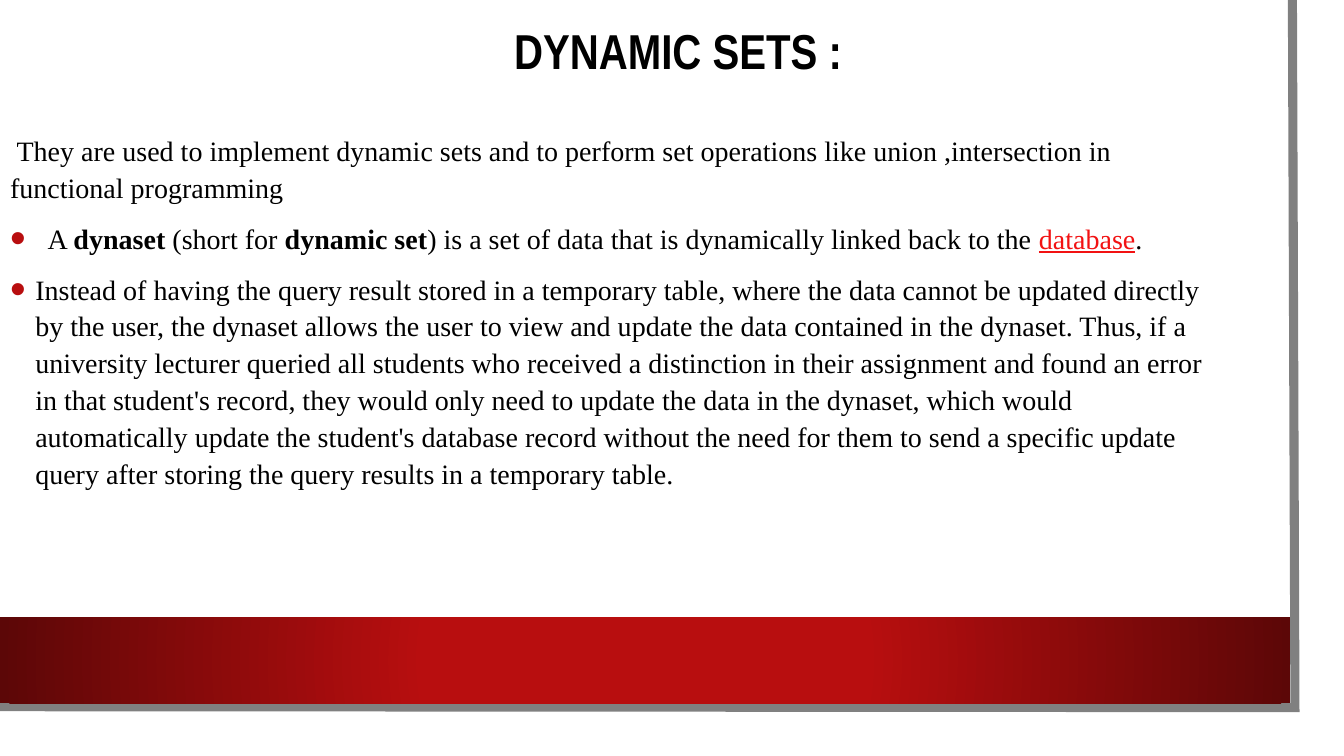
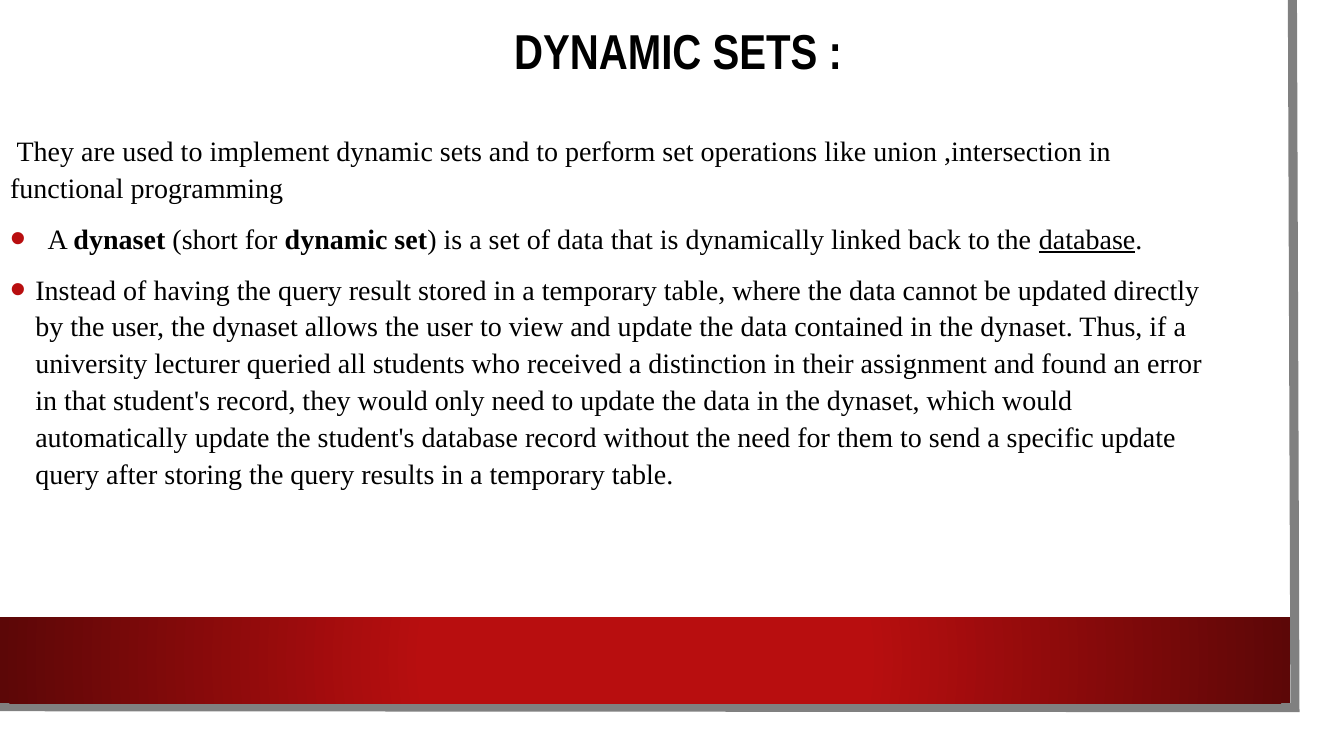
Before and after one commit to ydodeja365/DSA-Weight-Balance-Trees, a slide deck: slide 11 of WBTreeIntro.pptx. Drawn at 1344x756 pixels with LibreOffice and Linux fonts; fonts in the diff are those of the drawing; background and template pictures are left out. Boxes give left, top, right and bottom in pixels: in the first picture for what was removed or moved away, otherwise in the second. Text is boxed around its words. In the diff, an @@ line names an element or a change of style, - is before the commit and + after.

```diff
--- a/WBTreeIntro.pptx
+++ b/WBTreeIntro.pptx
@@ text at [48, 229, 1143, 254]: text colour #F21213 to #000000 in "database." @@
```
Also in this commit, not shown: 6 other slides changed.
